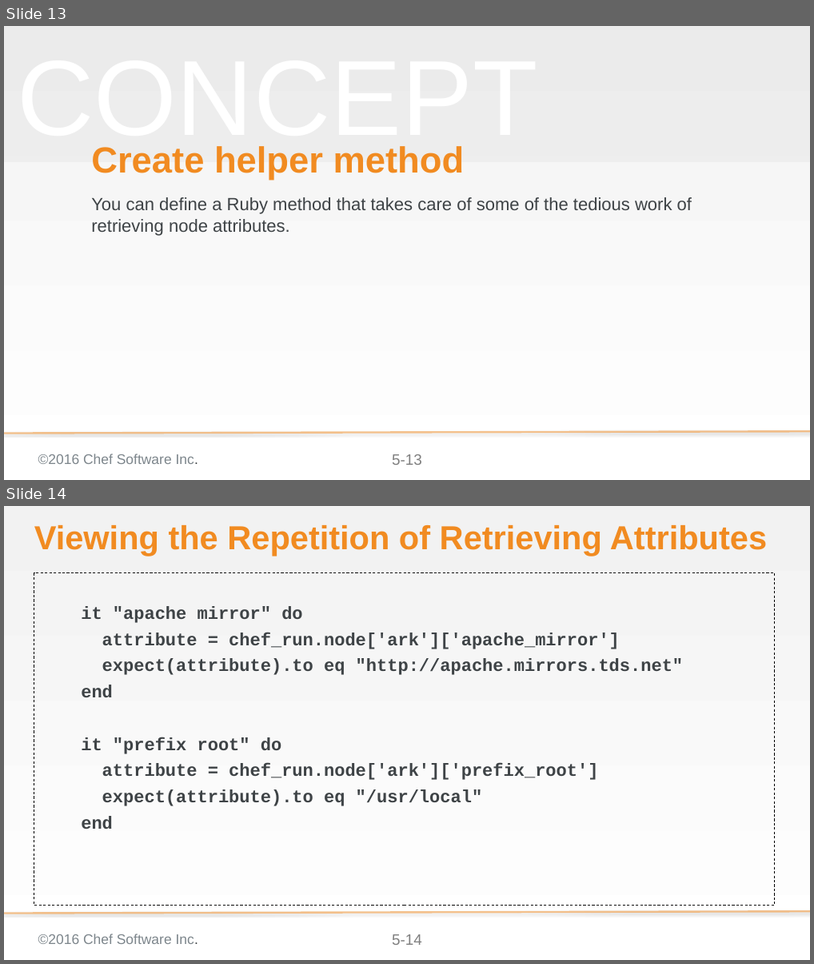
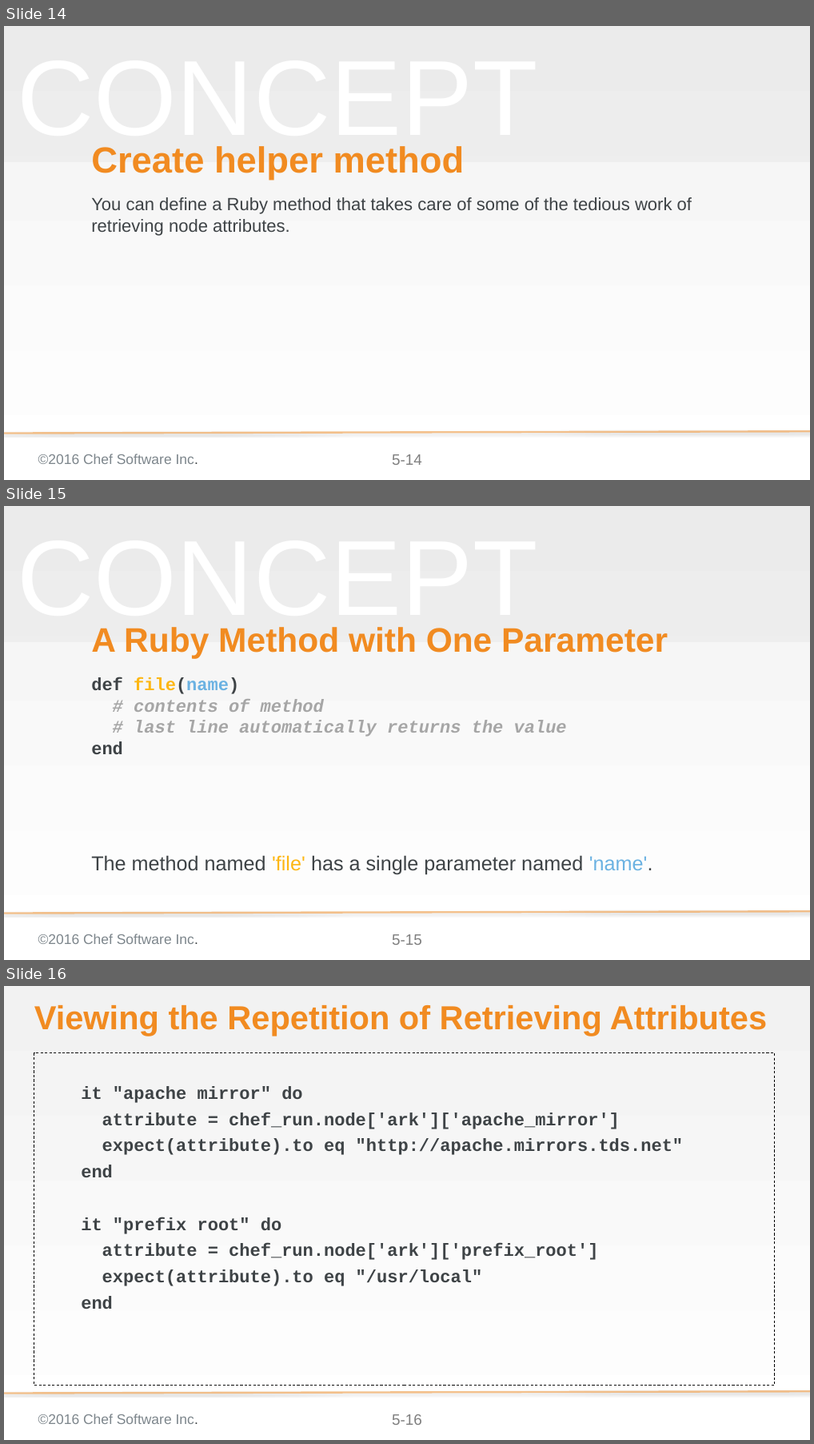
Before and after one commit to chef-training/elegant_tests, a slide deck: 05-def_method.pptx. Shown one above the other, each under a label of ours: slides 13 and 14 before the commit, slides 14, 15 and 16 after it. The pictures are 814x964 and 814x1444 pixels, drawn with LibreOffice and Linux fonts; fonts in the diff are those of the drawing; background and template pictures are left out. Boxes give left, top, right and bottom in pixels: in the first picture for what was removed or moved away, otherwise in the second. Text is boxed around its words. In the diff, an @@ line names an element or a change of style, - is before the commit and + after.

```diff
--- a/05-def_method.pptx
+++ b/05-def_method.pptx
@@ slide 15 added at (4, 506, 810, 960), background gradient #F2F2F2 to #FFFFFF; not listed: 5 template elements that a slide beside it also shows @@
@@ title added at (91, 627, 668, 658), 54 pt, text #F18B21, bold @@
+A Ruby Method with One Parameter
@@ subtitle added at (91, 677, 567, 754), 28 pt, text #A6A6A6, bold, italic @@
+def file(name)
+# contents of method
+# last line automatically returns the value
+end
@@ text added at (91, 855, 654, 874), 32 pt, text #3E4346 @@
+The method named 'file' has a single parameter named 'name'.
@@ what was slide 13 is now slide 14 @@
@@ page number at (392, 454, 422, 464): text changed @@
-5-13
+5-14
@@ what was slide 14 is now slide 16 @@
@@ page number at (392, 1414, 422, 1424): text changed @@
-5-14
+5-16
```
Also in this commit, not shown: 8 slides changed, 1 other slide added, 6 other files.
